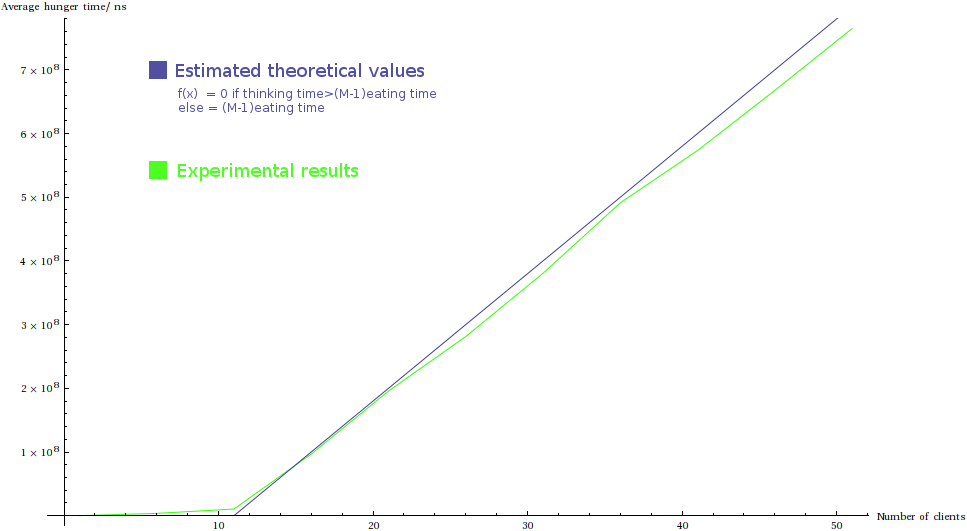
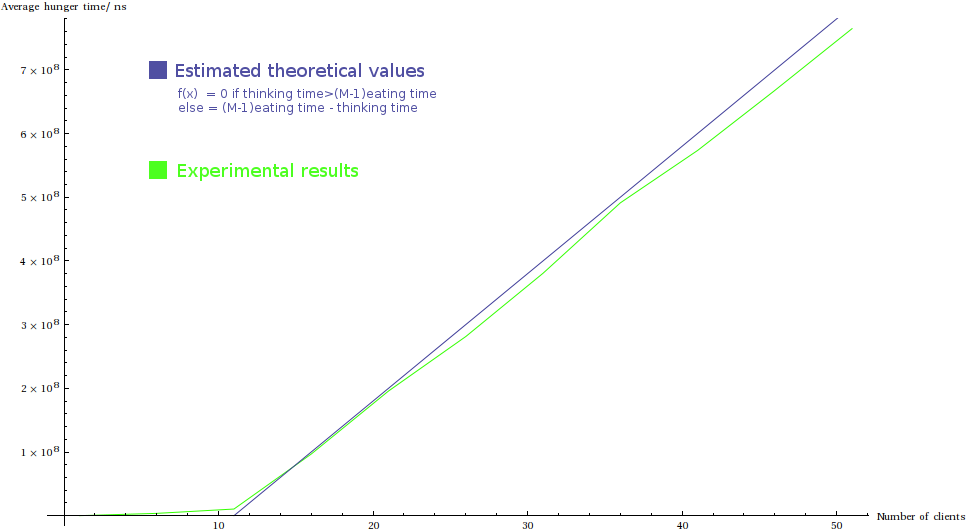
Comparing the layer stacks of the two (967, 531) images. Changes:
painted on "f(x) = 0 if thinking time>(M-..." over [330, 102, 417, 115]
